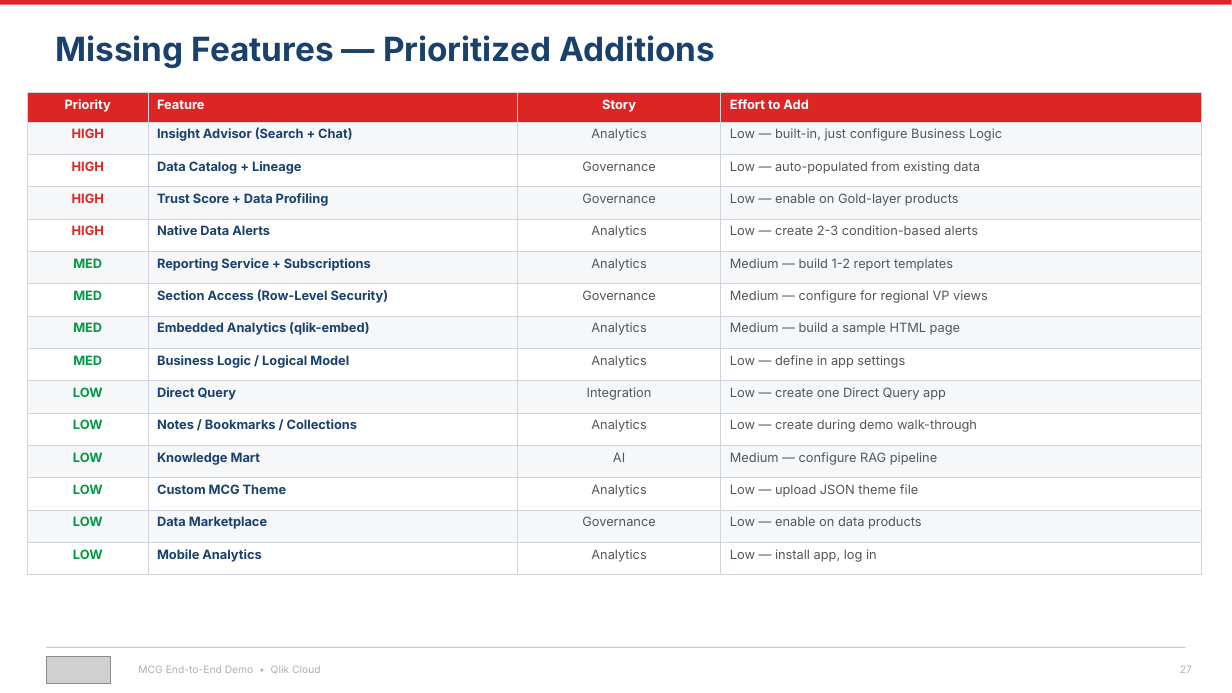
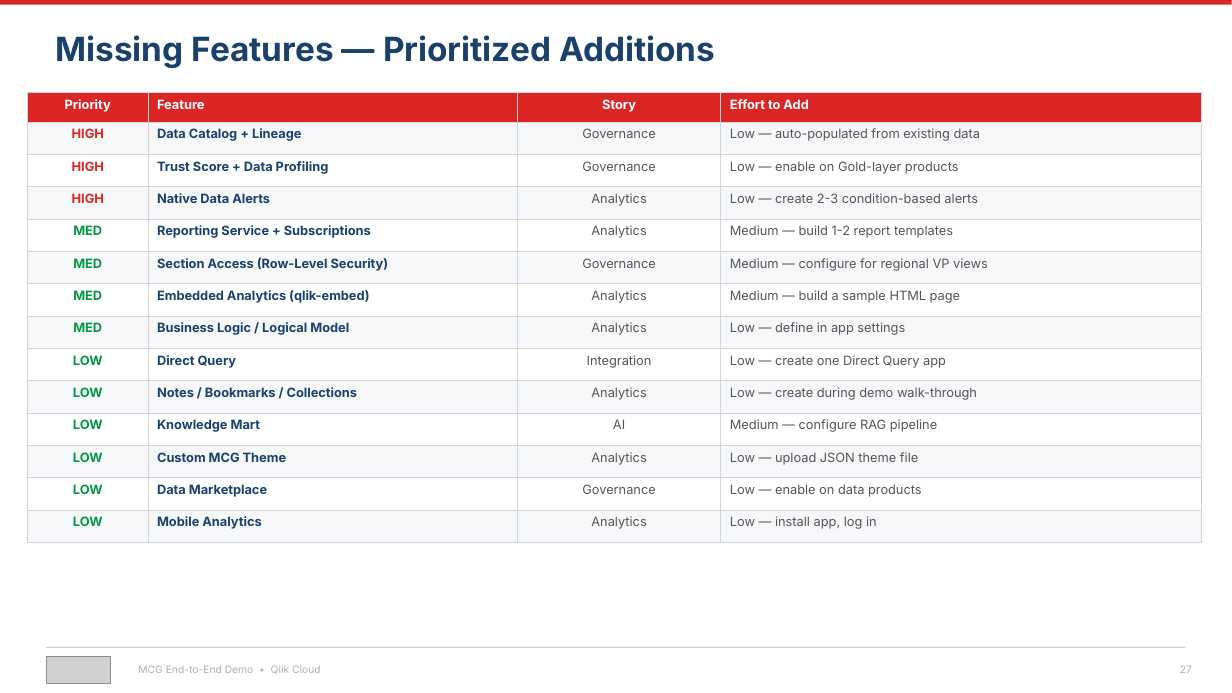
Before and after one commit to robertschoenfeldqlik/meridan_retail_group_qlik_demo_assets, a slide deck: slide 27 of MCG_Demo_Overview_Four_Stories.pptx. Drawn at 1232x693 pixels with LibreOffice and Linux fonts; fonts in the diff are those of the drawing; grey boxes stand for pictures. Boxes give left, top, right and bottom in pixels: in the first picture for what was removed or moved away, otherwise in the second. Text is boxed around its words. In the diff, an @@ line names an element or a change of style, - is before the commit and + after.

```diff
--- a/MCG_Demo_Overview_Four_Stories.pptx
+++ b/MCG_Demo_Overview_Four_Stories.pptx
@@ table at [28,92,1202,533] @@
-row 2: HIGH | Insight Advisor (Search + Chat) | Analytics | Low — built-in, just configure Business Logic
```
Also in this commit, not shown: 5 other slides changed, 2 other files.
